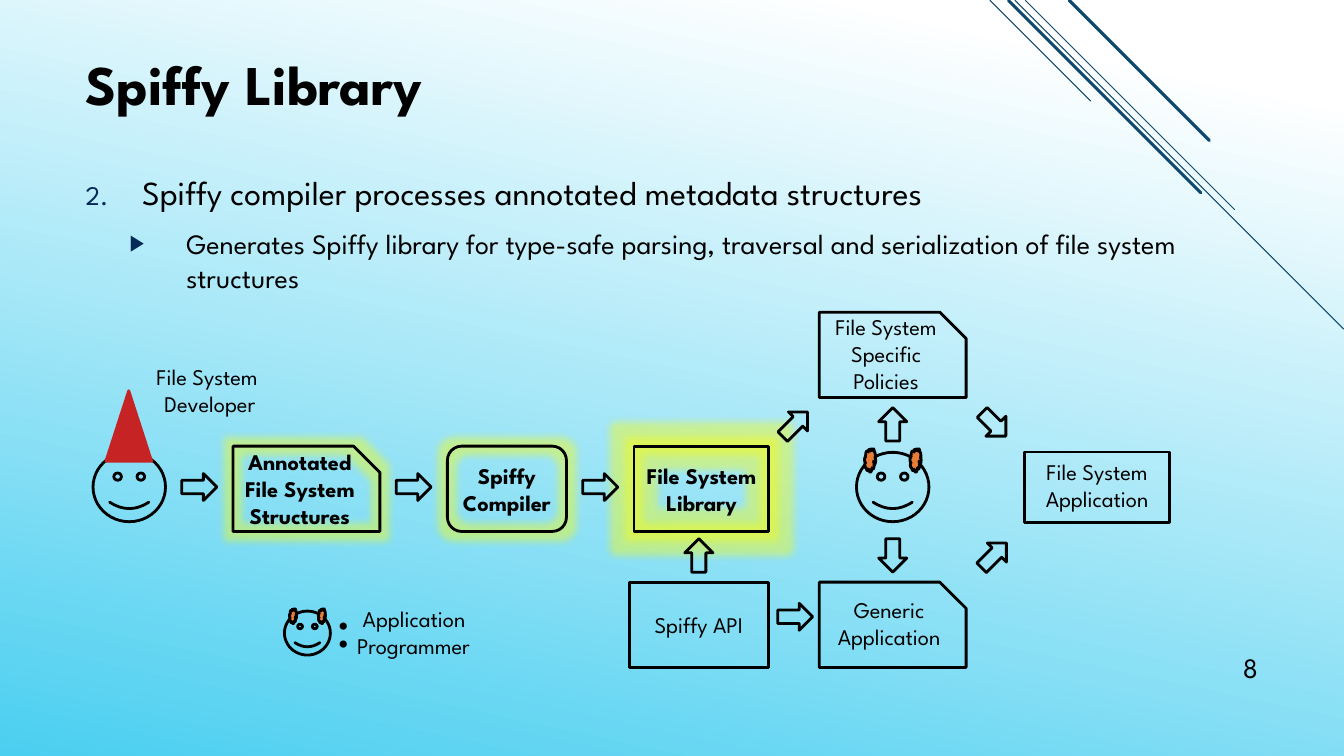
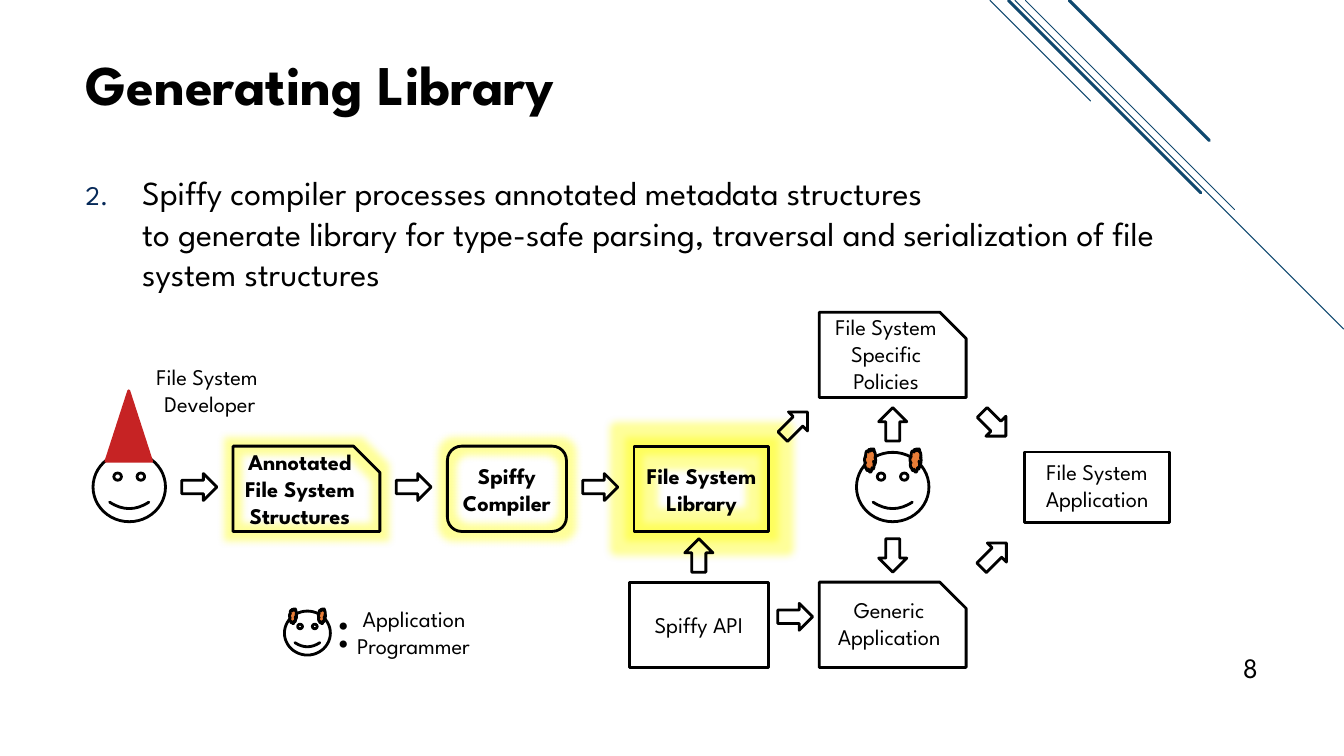
Before and after one commit to jacksun007/spiffy-paper, a slide deck: slide 8 of talk/spiffy_talk.pptx. Drawn at 1344x756 pixels with LibreOffice and Linux fonts; fonts in the diff are those of the drawing. Boxes give left, top, right and bottom in pixels: in the first picture for what was removed or moved away, otherwise in the second. Text is boxed around its words. In the diff, an @@ line names an element or a change of style, - is before the commit and + after.

```diff
--- a/talk/spiffy_talk.pptx
+++ b/talk/spiffy_talk.pptx
@@ background gradient #FFFFFF to #4BCFF0 to #FFFFFF @@
@@ title at box(86, 66, 555, 118): text changed @@
-Spiffy Library
+Generating Library
@@ text at box(142, 181, 1153, 293): text changed; size 20 to 24 pt @@
-2. Spiffy compiler processes annotated metadata structures
-  ▶ Generates Spiffy library for type-safe parsing, traversal and serialization of file system structures
+2. Spiffy compiler processes annotated metadata structures
+   to generate library for type-safe parsing, traversal and serialization of file system structures
```
Also in this commit, not shown: 31 other slides changed, 1 slide added.
